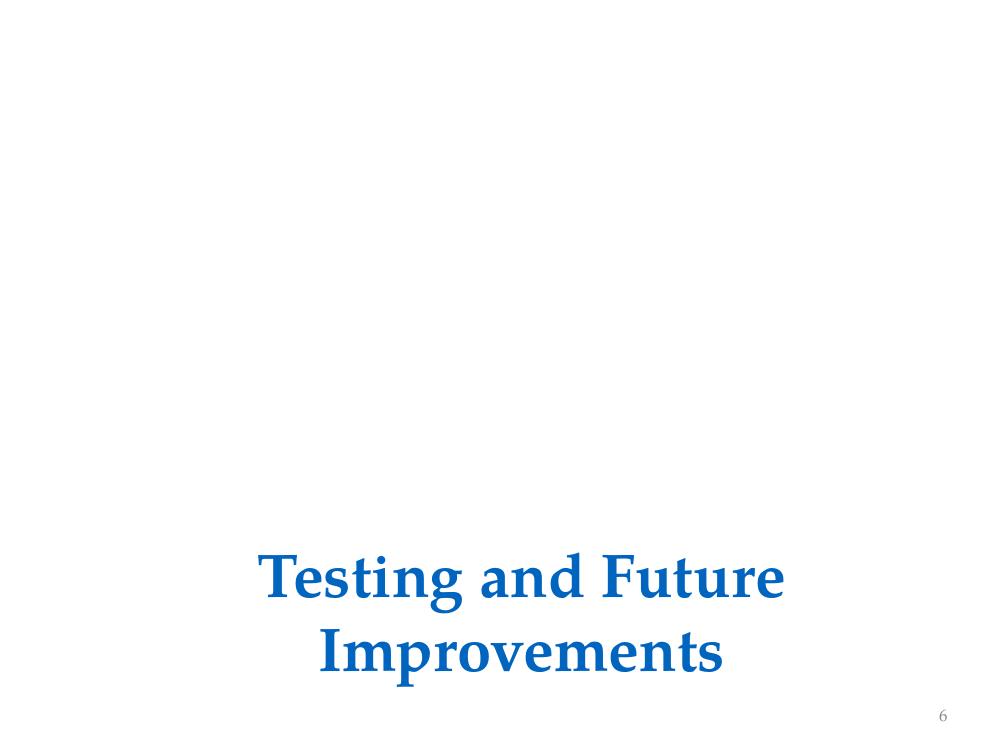
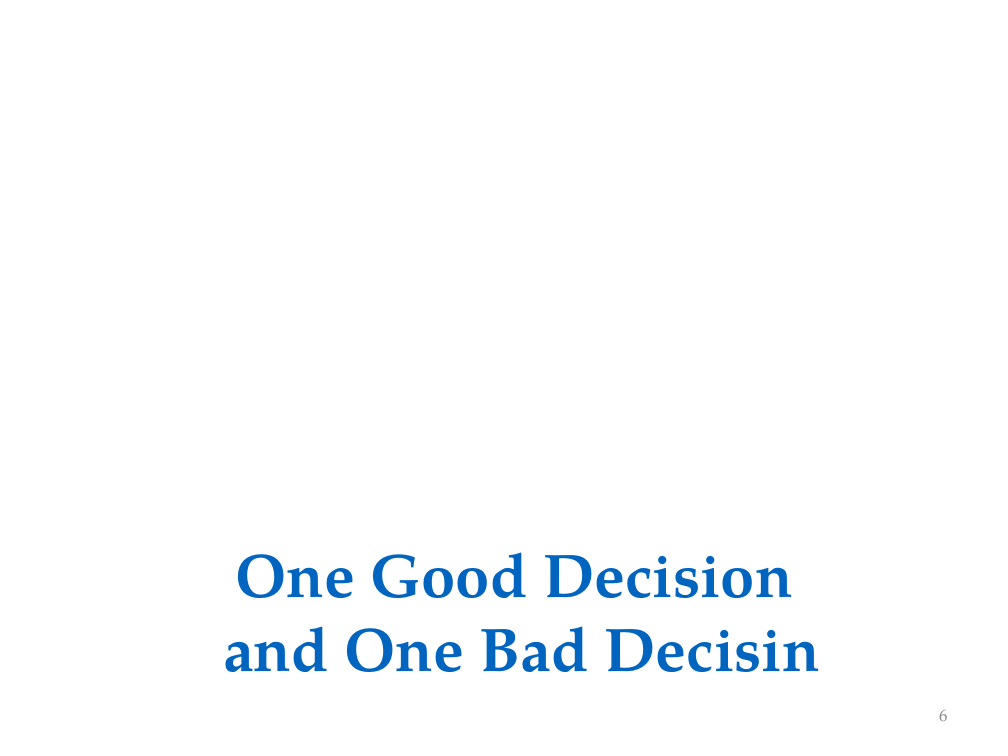
Before and after one commit to ZaydH/CS252, a slide deck: slide 6 of Project/Project_Presentation/Zayd_Hammoudeh_-_HamSkill_Run_Haskell_Anywhere.pptx. Drawn at 1008x756 pixels with LibreOffice and Linux fonts; fonts in the diff are those of the drawing; background and template pictures are left out. Boxes give left, top, right and bottom in pixels: in the first picture for what was removed or moved away, otherwise in the second. Text is boxed around its words. In the diff, an @@ line names an element or a change of style, - is before the commit and + after.

```diff
--- a/Project/Project_Presentation/Zayd_Hammoudeh_-_HamSkill_Run_Haskell_Anywhere.pptx
+++ b/Project/Project_Presentation/Zayd_Hammoudeh_-_HamSkill_Run_Haskell_Anywhere.pptx
@@ text at (223,552,820,672): text changed @@
-Testing and Future Improvements
+One Good Decision
+and One Bad Decisin
```
Also in this commit, not shown: 4 other slides changed.
